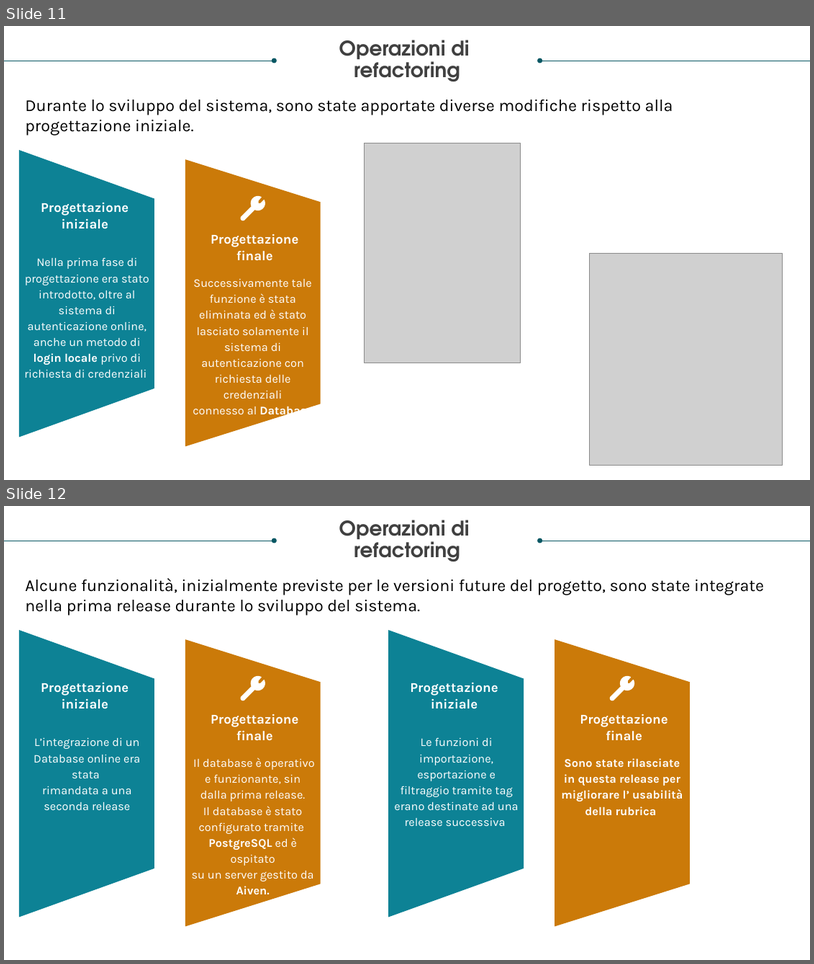
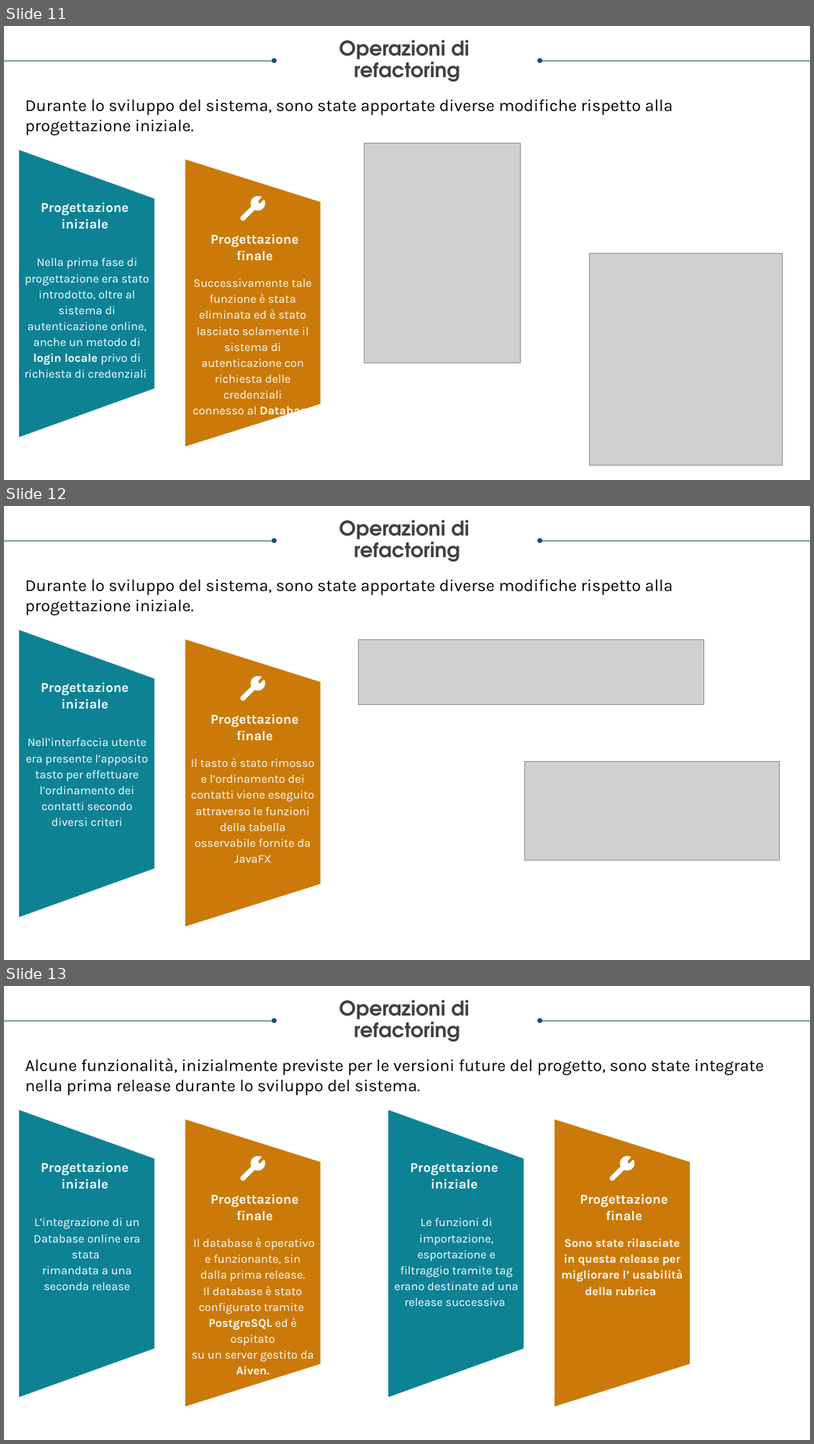
Before and after one commit to CupoMeridio/Rubrica-per-PC---Ingegneria-del-software-2024-2025---UNISA, a slide deck: Documentazione/Analisi del progetto.ppsx. Shown one above the other, each under a label of ours: slides 11 and 12 before the commit, slides 11, 12 and 13 after it. The pictures are 814x964 and 814x1444 pixels, drawn with LibreOffice and Linux fonts; fonts in the diff are those of the drawing; grey boxes stand for pictures. Boxes give left, top, right and bottom in pixels: in the first picture for what was removed or moved away, otherwise in the second. Text is boxed around its words. In the diff, an @@ line names an element or a change of style, - is before the commit and + after.

Commit message:
presentazione

```diff
--- a/Documentazione/Analisi del progetto.ppsx
+++ b/Documentazione/Analisi del progetto.ppsx
@@ slide 12 added at bbox=[4, 506, 810, 960], background #FFFFFF @@
@@ text added at bbox=[340, 520, 469, 561], 24 pt, text #404040, bold @@
+Operazioni di
+refactoring
@@ arrow added from (4, 541) to (275, 541), #085764 0.5 pt @@
@@ arrow added from (810, 541) to (540, 541), #085764 0.5 pt @@
@@ text added at bbox=[25, 579, 674, 615], 20 pt, text #000000 @@
+Durante lo sviluppo del sistema, sono state apportate diverse modifiche rispetto alla progettazione iniziale.
@@ trapezoid added at bbox=[19, 630, 154, 917], fill #0D8295 @@
@@ trapezoid added at bbox=[185, 640, 320, 926], fill #CB7A09 @@
@@ picture added at bbox=[358, 640, 704, 705] @@
@@ freeform shape added at bbox=[241, 676, 265, 701], fill #FFFFFF @@
@@ text added at bbox=[41, 682, 129, 709], 16 pt, text #FFFFFF, bold @@
+Progettazione iniziale
@@ text added at bbox=[211, 713, 298, 741], 16 pt, text #FFFFFF, bold @@
+Progettazione
+finale
@@ text added at bbox=[26, 737, 149, 826], 14 pt, text #FFFFFF @@
+Nell’interfaccia utente era presente l’apposito tasto per effettuare l’ordinamento dei contatti secondo diversi criteri
@@ text added at bbox=[191, 757, 314, 847], 14 pt, text #FFFFFF @@
+Il tasto è stato rimosso e l’ordinamento dei contatti viene eseguito attraverso le funzioni della tabella osservabile fornite da JavaFX
@@ picture added at bbox=[525, 762, 780, 860] @@
@@ what was slide 12 is now slide 13 @@
```
